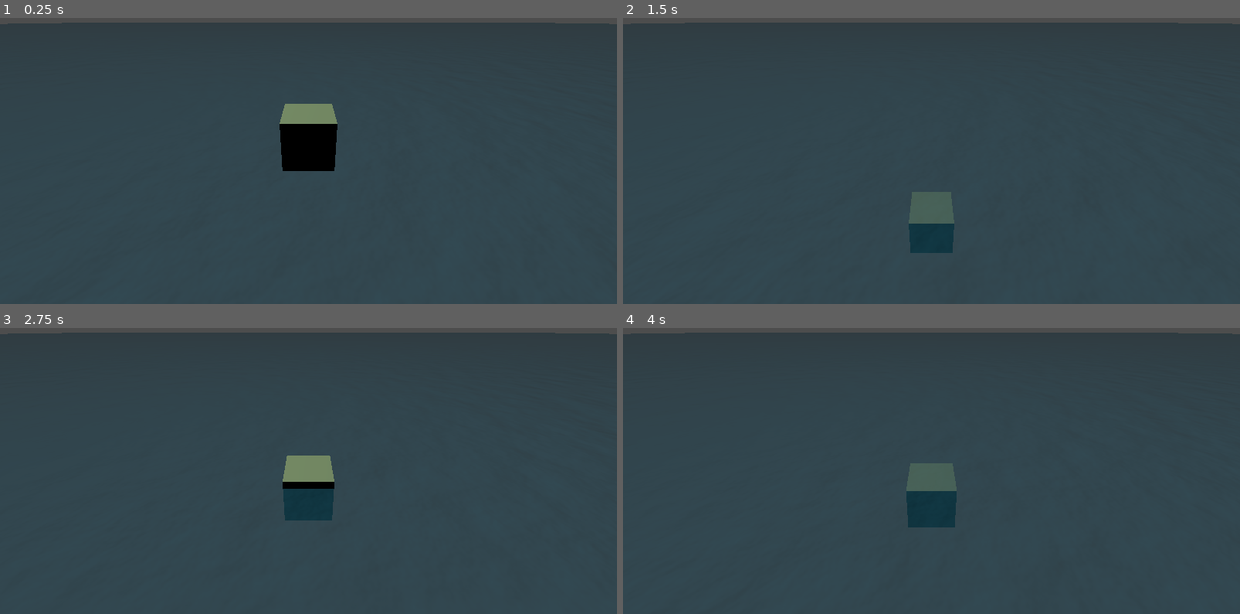
Above: before the commit, frames 1-4 (two rows, left to right).
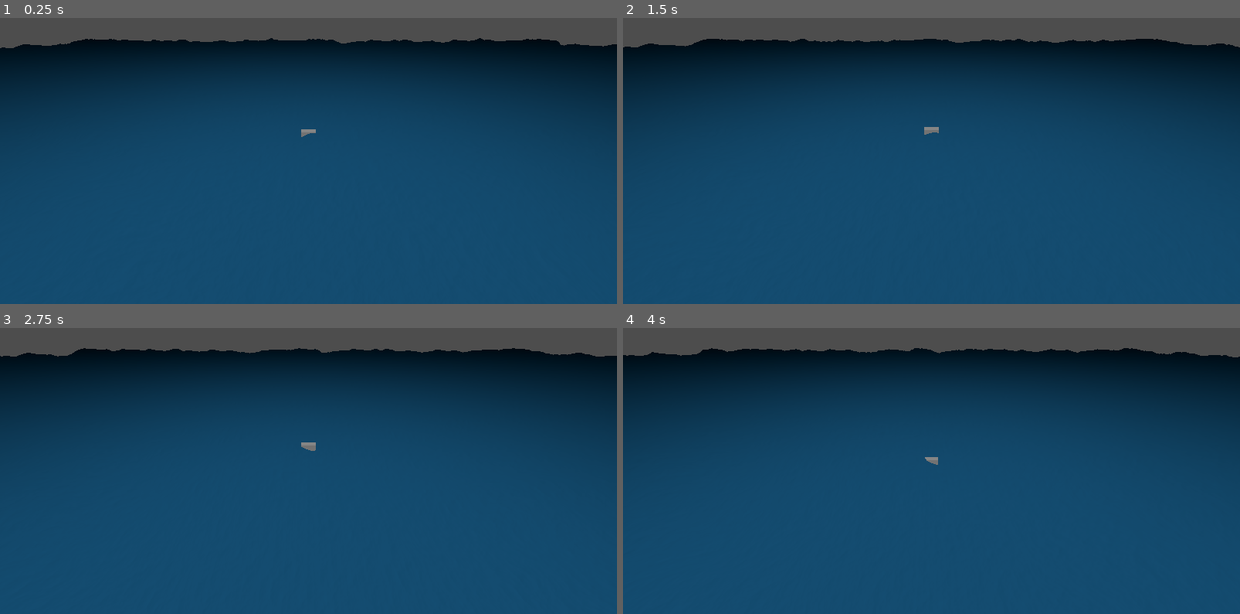
Above: after the commit, the same moments.

Repository: samisoumalasam/le-jeu-de-voile
Game: Godot game, scene res://Scenes/maps/custom_water_justin.tscn
Same seed, same stepped clock (60 frames per second), same inputs: the game is played once before the commit and once after it. Before the commit the project starts from res://Scenes/sceneVague.tscn.
Inputs:
- Up to frame 1 (0.25 s): no input
- Up to frame 2 (1.5 s): no input
- Up to frame 3 (2.75 s): no input
- Up to frame 4 (4 s): no input

The runs differ from the first frame. In frame 1, 98% of the frame differs, in the area x 0-100%, y 1-100%; in frame 2, 98%; in frame 3, 98%; in frame 4, 98%.

Commit message:
CPU side for calculating vertex height at specific point

Diff:
--- a/Scenes/Map.tscn
+++ /dev/null
@@ -1,3 +0,0 @@
-[gd_scene format=3 uid="uid://cqf0p30kpfr76"]
-
-[node name="WaveRealistic" type="Node3D"]
--- a/Scenes/WaterPlane.tscn
+++ /dev/null
@@ -1,22 +0,0 @@
-[gd_scene load_steps=4 format=3 uid="uid://b77xuntub2rtg"]
-
-[ext_resource type="Material" uid="uid://d3gdd8835alko" path="res://Shaders/new_shader_material.tres" id="1_ubjvq"]
-[ext_resource type="PackedScene" uid="uid://ddywhmjm1f06p" path="res://3DModel/optimiste_voile.blend" id="2_ubjvq"]
-
-[sub_resource type="QuadMesh" id="QuadMesh_cy6w2"]
-size = Vector2(50, 50)
-subdivide_width = 200
-subdivide_depth = 200
-orientation = 1
-
-[node name="Scene" type="Node3D"]
-
-[node name="WaterPlane" type="MeshInstance3D" parent="."]
-transform = Transform3D(31.11, 0, 0, 0, 31.11, 0, 0, 0, 31.11, 0, 0, 0)
-material_override = ExtResource("1_ubjvq")
-cast_shadow = 0
-mesh = SubResource("QuadMesh_cy6w2")
-surface_material_override/0 = ExtResource("1_ubjvq")
-
-[node name="optimiste_voile" parent="." instance=ExtResource("2_ubjvq")]
-transform = Transform3D(25.76, 0, 0, 0, 25.7486, -0.766451, 0, 0.766451, 25.7486, 44.6262, 95.1917, 8.40739)
--- /dev/null
+++ b/Scenes/maps/WaterPlane.tscn
@@ -0,0 +1,34 @@
+[gd_scene load_steps=5 format=3 uid="uid://b77xuntub2rtg"]
+
+[ext_resource type="Material" uid="uid://d3gdd8835alko" path="res://visual_assets/shaders/new_shader_material.tres" id="1_6kj5i"]
+[ext_resource type="PackedScene" uid="uid://ddywhmjm1f06p" path="res://visual_assets/3D_model/optimiste_voile.blend" id="2_jbvbw"]
+
+[sub_resource type="QuadMesh" id="QuadMesh_cy6w2"]
+size = Vector2(50, 50)
+subdivide_width = 200
+subdivide_depth = 200
+orientation = 1
+
+[sub_resource type="GDScript" id="GDScript_ubjvq"]
+script/source = "extends Node3D
+
+var height_map_1: NoiseTexture2D
+
+func _ready() -> void:
+	height_map_1 = NoiseTexture2D.new()
+	height_map_1.
+
+func _process(delta: float) -> void:
+	pass
+"
+
+[node name="Scene" type="Node3D"]
+
+[node name="WaterPlane" type="MeshInstance3D" parent="."]
+material_override = ExtResource("1_6kj5i")
+cast_shadow = 0
+mesh = SubResource("QuadMesh_cy6w2")
+
+[node name="optimiste_voile" parent="." instance=ExtResource("2_jbvbw")]
+transform = Transform3D(0.2, 0, 0, 0, 0.199911, -0.00595071, 0, 0.00595071, 0.199911, 2.06421, 7.70421, -1.40915)
+script = SubResource("GDScript_ubjvq")
--- /dev/null
+++ b/Scenes/maps/custom_water_justin.tscn
@@ -0,0 +1,45 @@
+[gd_scene load_steps=6 format=3 uid="uid://diqtiala8idx4"]
+
+[ext_resource type="Script" uid="uid://565v3quw7jg" path="res://scenes/maps/object_water_physic.gd" id="1_8pwl8"]
+[ext_resource type="Script" uid="uid://damh1if6vtx3h" path="res://scenes/maps/water_manager.gd" id="1_acd8e"]
+[ext_resource type="Material" uid="uid://d3gdd8835alko" path="res://visual_assets/shaders/new_shader_material.tres" id="1_jl51k"]
+
+[sub_resource type="QuadMesh" id="QuadMesh_tmirq"]
+size = Vector2(50, 50)
+subdivide_width = 1000
+subdivide_depth = 1000
+orientation = 1
+
+[sub_resource type="BoxMesh" id="BoxMesh_l2dom"]
+size = Vector3(0.2, 0.1, 0.1)
+
+[node name="CustomWaterJustin" type="Node3D"]
+
+[node name="WaterPlane" type="MeshInstance3D" parent="."]
+material_override = ExtResource("1_jl51k")
+cast_shadow = 0
+mesh = SubResource("QuadMesh_tmirq")
+surface_material_override/0 = ExtResource("1_jl51k")
+script = ExtResource("1_acd8e")
+
+[node name="rectangle" type="MeshInstance3D" parent="."]
+mesh = SubResource("BoxMesh_l2dom")
+script = ExtResource("1_8pwl8")
+
+[node name="ray_start_0" type="Node3D" parent="rectangle"]
+transform = Transform3D(1, 0, 0, 0, 1, 0, 0, 0, 1, 1, -0.5, -0.5)
+
+[node name="ray_start_1" type="Node3D" parent="rectangle"]
+transform = Transform3D(1, 0, 0, 0, 1, 0, 0, 0, 1, -1, -0.5, 0.5)
+
+[node name="ray_start_2" type="Node3D" parent="rectangle"]
+transform = Transform3D(1, 0, 0, 0, 1, 0, 0, 0, 1, -1, -0.5, -0.5)
+
+[node name="ray_start_3" type="Node3D" parent="rectangle"]
+transform = Transform3D(1, 0, 0, 0, 1, 0, 0, 0, 1, 1, -0.5, 0.5)
+
+[node name="Camera3D" type="Camera3D" parent="."]
+transform = Transform3D(1, 0, 0, 0, 0.906912, 0.421321, 0, -0.421321, 0.906912, 0, 2.39696, 2.88882)
+
+[node name="DirectionalLight3D" type="DirectionalLight3D" parent="."]
+transform = Transform3D(1, 0, 0, 0, 0.580845, 0.814014, 0, -0.814014, 0.580845, -132.422, 5.88168, 0)
--- /dev/null
+++ b/Scenes/maps/object_water_physic.gd
@@ -0,0 +1,22 @@
+extends Node3D
+
+var height_map: NoiseTexture2D
+var water_noise_scale: float
+var water_time_scale: float
+var water_height_scale: float
+
+func _ready() -> void:
+	height_map = WaterManager.instance.get_water_parameter(WaterManager.WaterParameters.WAVE)
+
+	water_noise_scale = WaterManager.instance.get_water_parameter(WaterManager.WaterParameters.NOISE_SCALE)
+	water_time_scale = WaterManager.instance.get_water_parameter(WaterManager.WaterParameters.TIME_SCALE)
+	water_height_scale = WaterManager.instance.get_water_parameter(WaterManager.WaterParameters.HEIGHT_SCALE)
+
+func _process(delta: float) -> void:
+	var position_offseted: Vector2 = Vector2(global_position.x, global_position.z) / water_noise_scale + Vector2(water_time_scale * Time.get_ticks_msec() / 1000.0, water_time_scale * Time.get_ticks_msec() / 1000.)
+	position_offseted *= Vector2(height_map.get_width(), height_map.get_height())
+	position_offseted.x = fmod(position_offseted.x, height_map.get_width())
+	position_offseted.y = fmod(position_offseted.y, height_map.get_height())
+
+#	position.y = Vector2(global_position.x, global_position.z) / water_noise_scale +
+	position.y = height_map.get_image().get_pixel(position_offseted.x, position_offseted.y).r * water_height_scale
--- a/Scenes/sceneVague.tscn
+++ b/Scenes/maps/sceneVague.tscn
@@ -1,7 +1,7 @@
-[gd_scene load_steps=10 format=3 uid="uid://1xuxqglsy7al"]
+[gd_scene load_steps=8 format=3 uid="uid://1xuxqglsy7al"]
 
-[ext_resource type="Script" uid="uid://dugatc6hedd8o" path="res://fluid.gd" id="1_464eo"]
-[ext_resource type="Script" uid="uid://sc6k3ewjb1ml" path="res://buoyancy.gd" id="1_nt02h"]
+[ext_resource type="Script" uid="uid://dugatc6hedd8o" path="res://scenes/maps/fluid.gd" id="1_464eo"]
+[ext_resource type="PackedScene" uid="uid://cuj41iqo7beut" path="res://scenes/prefabs/cube_buoyancy.tscn" id="2_yxany"]
 
 [sub_resource type="Shader" id="Shader_pq161"]
 code = "// NOTE: Shader automatically converted from Godot Engine 4.4.1.stable.mono's StandardMaterial3D.
@@ -142,10 +142,6 @@
 material = SubResource("ShaderMaterial_rpy7i")
 size = Vector3(200, 1, 200)
 
-[sub_resource type="BoxShape3D" id="BoxShape3D_464eo"]
-
-[sub_resource type="BoxMesh" id="BoxMesh_464eo"]
-
 [node name="Node3D" type="Node3D"]
 
 [node name="water" type="MeshInstance3D" parent="."]
@@ -160,14 +156,5 @@
 transform = Transform3D(-0.594823, 0.620276, -0.511316, 0, 0.636078, 0.771625, 0.803857, 0.45898, -0.378354, 0, 47.3176, 0)
 light_color = Color(0.85098, 1, 0.741176, 1)
 
-[node name="RigidBody3D" type="RigidBody3D" parent="."]
+[node name="RigidBody3D" parent="." instance=ExtResource("2_yxany")]
 transform = Transform3D(1, 0, 0, 0, 1, 0, 0, 0, 1, 0, 3.45512, 0)
-mass = 0.8
-script = ExtResource("1_nt02h")
-
-[node name="CollisionShape3D" type="CollisionShape3D" parent="RigidBody3D"]
-shape = SubResource("BoxShape3D_464eo")
-
-[node name="cube" type="MeshInstance3D" parent="RigidBody3D/CollisionShape3D"]
-mesh = SubResource("BoxMesh_464eo")
-skeleton = NodePath("../../..")
--- /dev/null
+++ b/Scenes/maps/water_manager.gd
@@ -0,0 +1,39 @@
+extends GeometryInstance3D
+class_name WaterManager
+
+enum WaterParameters {
+	ALBEDO,
+	ALBEDO_2,
+	METALLIC,
+	ROUGHNESS,
+	WAVE,
+	TEXTURE_NORMAL,
+	TEXTURE_NORMAL2,
+	WAVE_DIRECTION,
+	WAVE_DIRECTION2,
+	TIME_SCALE,
+	NOISE_SCALE,
+	HEIGHT_SCALE,
+	COLOR_DEEP,
+	COLOR_SHALLOW,
+}
+
+static var instance: WaterManager
+var shader_material: ShaderMaterial
+
+
+func _ready() -> void:
+	instance = self
+	shader_material = material_override as ShaderMaterial
+
+func _process(delta: float) -> void:
+	shader_material.set_shader_parameter("gdscript_time", Time.get_ticks_msec() / 1000.)
+
+func set_water_parameter(waterparam: WaterParameters, value) -> void:
+	shader_material.set_shader_parameter(water_param_enum_to_string(waterparam), value)
+
+func get_water_parameter(waterparam: WaterParameters):
+	return shader_material.get_shader_parameter(water_param_enum_to_string(waterparam))
+
+func water_param_enum_to_string(waterparam: WaterParameters) -> String:
+	return (WaterParameters.keys()[waterparam] as String).to_lower()
--- /dev/null
+++ b/Scenes/prefabs/cube_buoyancy.tscn
@@ -0,0 +1,18 @@
+[gd_scene load_steps=4 format=3 uid="uid://cuj41iqo7beut"]
+
+[ext_resource type="Script" uid="uid://sc6k3ewjb1ml" path="res://scenes/prefabs/buoyancy.gd" id="1_nedj3"]
+
+[sub_resource type="BoxShape3D" id="BoxShape3D_464eo"]
+
+[sub_resource type="BoxMesh" id="BoxMesh_464eo"]
+
+[node name="RigidBody3D" type="RigidBody3D"]
+mass = 0.8
+script = ExtResource("1_nedj3")
+
+[node name="CollisionShape3D" type="CollisionShape3D" parent="."]
+shape = SubResource("BoxShape3D_464eo")
+
+[node name="cube" type="MeshInstance3D" parent="CollisionShape3D"]
+mesh = SubResource("BoxMesh_464eo")
+skeleton = NodePath("../../..")
--- a/project.godot
+++ b/project.godot
@@ -11,10 +11,33 @@
 [application]
 
 config/name="jeu de voile"
-run/main_scene="uid://1xuxqglsy7al"
+run/main_scene="uid://diqtiala8idx4"
 config/features=PackedStringArray("4.4", "Forward Plus")
 config/icon="res://icon.svg"
 
 [dotnet]
 
 project/assembly_name="jeu de voile"
+
+[input]
+
+offset_x={
+"deadzone": 0.2,
+"events": [Object(InputEventKey,"resource_local_to_scene":false,"resource_name":"","device":-1,"window_id":0,"alt_pressed":false,"shift_pressed":false,"ctrl_pressed":false,"meta_pressed":false,"pressed":false,"keycode":0,"physical_keycode":68,"key_label":0,"unicode":100,"location":0,"echo":false,"script":null)
+]
+}
+-_offset_x={
+"deadzone": 0.2,
+"events": [Object(InputEventKey,"resource_local_to_scene":false,"resource_name":"","device":-1,"window_id":0,"alt_pressed":false,"shift_pressed":false,"ctrl_pressed":false,"meta_pressed":false,"pressed":false,"keycode":0,"physical_keycode":65,"key_label":0,"unicode":113,"location":0,"echo":false,"script":null)
+]
+}
+offset_y={
+"deadzone": 0.2,
+"events": [Object(InputEventKey,"resource_local_to_scene":false,"resource_name":"","device":-1,"window_id":0,"alt_pressed":false,"shift_pressed":false,"ctrl_pressed":false,"meta_pressed":false,"pressed":false,"keycode":0,"physical_keycode":87,"key_label":0,"unicode":122,"location":0,"echo":false,"script":null)
+]
+}
+-_offset_y={
+"deadzone": 0.2,
+"events": [Object(InputEventKey,"resource_local_to_scene":false,"resource_name":"","device":-1,"window_id":0,"alt_pressed":false,"shift_pressed":false,"ctrl_pressed":false,"meta_pressed":false,"pressed":false,"keycode":0,"physical_keycode":83,"key_label":0,"unicode":115,"location":0,"echo":false,"script":null)
+]
+}
--- /dev/null
+++ b/visual_assets/3D_model/textures/wave_height_map.tres
@@ -0,0 +1,8 @@
+[gd_resource type="NoiseTexture2D" load_steps=2 format=3 uid="uid://cw8qnlxcbi1ww"]
+
+[sub_resource type="FastNoiseLite" id="FastNoiseLite_xfqbf"]
+
+[resource]
+seamless = true
+normalize = false
+noise = SubResource("FastNoiseLite_xfqbf")
--- a/Shaders/Water.gdshader
+++ b/visual_assets/shaders/Water.gdshader
@@ -14,6 +14,7 @@
 uniform float time_scale : hint_range(0.0,0.2,0.001) = 0.025;
 uniform float noise_scale = 10.0;
 uniform float height_scale = 0.15;
+uniform float gdscript_time;
 
 uniform vec4 color_deep : source_color;
 uniform vec4 color_shallow : source_color;
@@ -44,7 +45,7 @@
 void vertex() {
 	// Called for every vertex the material is visible on.
 	world_pos = (MODEL_MATRIX * vec4(VERTEX,1.0)).xyz;
-	height = texture(wave,world_pos.xz / noise_scale + TIME *time_scale).r;
+	height = texture(wave,world_pos.xz / noise_scale + gdscript_time * time_scale).r;
 	VERTEX.y += height * height_scale;
 }
 
@@ -65,8 +66,8 @@
 	float z_dif = z_depth - z_pos;
 
 	//Time calculation for wave movement (dependent on the normal map)
-	vec2 time = (TIME * wave_direction) * time_scale;
-	vec2 time2 = (TIME * wave_direction2) * time_scale;
+	vec2 time = (gdscript_time * wave_direction) * time_scale;
+	vec2 time2 = (gdscript_time * wave_direction2) * time_scale;
 
 
 	//Blend the 2 texture into 1
--- a/Shaders/new_shader_material.tres
+++ b/visual_assets/shaders/new_shader_material.tres
@@ -1,6 +1,7 @@
-[gd_resource type="ShaderMaterial" load_steps=8 format=3 uid="uid://d3gdd8835alko"]
+[gd_resource type="ShaderMaterial" load_steps=7 format=3 uid="uid://d3gdd8835alko"]
 
-[ext_resource type="Shader" uid="uid://cj7xs7g37do60" path="res://Shaders/Water.gdshader" id="1_ihkbn"]
+[ext_resource type="Shader" uid="uid://cj7xs7g37do60" path="res://visual_assets/shaders/Water.gdshader" id="1_6txim"]
+[ext_resource type="Texture2D" uid="uid://cw8qnlxcbi1ww" path="res://visual_assets/3D_model/textures/wave_height_map.tres" id="2_n8ru8"]
 
 [sub_resource type="FastNoiseLite" id="FastNoiseLite_ihkbn"]
 noise_type = 3
@@ -9,7 +10,6 @@
 [sub_resource type="NoiseTexture2D" id="NoiseTexture2D_xfqbf"]
 seamless = true
 as_normal_map = true
-bump_strength = 27.8
 noise = SubResource("FastNoiseLite_ihkbn")
 
 [sub_resource type="FastNoiseLite" id="FastNoiseLite_iaokx"]
@@ -20,31 +20,24 @@
 [sub_resource type="NoiseTexture2D" id="NoiseTexture2D_jafa1"]
 seamless = true
 as_normal_map = true
-bump_strength = 32.0
 noise = SubResource("FastNoiseLite_iaokx")
-
-[sub_resource type="FastNoiseLite" id="FastNoiseLite_xfqbf"]
-
-[sub_resource type="NoiseTexture2D" id="NoiseTexture2D_iaokx"]
-seamless = true
-normalize = false
-noise = SubResource("FastNoiseLite_xfqbf")
 
 [resource]
 render_priority = 0
-shader = ExtResource("1_ihkbn")
-shader_parameter/albedo = Color(0, 0.321569, 0.431373, 1)
-shader_parameter/albedo2 = Color(0, 0.47451, 0.764706, 1)
+shader = ExtResource("1_6txim")
+shader_parameter/albedo = Color(0.0948982, 0.309686, 0.456, 1)
+shader_parameter/albedo2 = Color(0, 0, 0, 1)
 shader_parameter/metallic = 0.0
-shader_parameter/roughness = 0.02
-shader_parameter/wave = SubResource("NoiseTexture2D_iaokx")
+shader_parameter/roughness = 0.0
+shader_parameter/wave = ExtResource("2_n8ru8")
 shader_parameter/texture_normal = SubResource("NoiseTexture2D_xfqbf")
 shader_parameter/texture_normal2 = SubResource("NoiseTexture2D_jafa1")
 shader_parameter/wave_direction = Vector2(2, 0)
 shader_parameter/wave_direction2 = Vector2(0, 1)
-shader_parameter/time_scale = 0.01
-shader_parameter/noise_scale = 10.0
-shader_parameter/height_scale = 0.15
+shader_parameter/time_scale = 0.025
+shader_parameter/noise_scale = 23.905
+shader_parameter/height_scale = 1.4
+shader_parameter/gdscript_time = 0.0
 shader_parameter/color_deep = Color(0, 0, 0, 1)
 shader_parameter/color_shallow = Color(0, 0, 0, 1)
 shader_parameter/beers_law = 2.0
--- /dev/null
+++ b/visual_assets/shaders/skibidi_shader_material.tres
@@ -0,0 +1,55 @@
+[gd_resource type="ShaderMaterial" load_steps=8 format=3 uid="uid://dwxg81dy4w4hg"]
+
+[ext_resource type="Shader" uid="uid://cj7xs7g37do60" path="res://visual_assets/shaders/Water.gdshader" id="1_kndak"]
+
+[sub_resource type="FastNoiseLite" id="FastNoiseLite_ihkbn"]
+noise_type = 3
+fractal_type = 2
+
+[sub_resource type="NoiseTexture2D" id="NoiseTexture2D_xfqbf"]
+seamless = true
+as_normal_map = true
+bump_strength = 28.5
+noise = SubResource("FastNoiseLite_ihkbn")
+
+[sub_resource type="FastNoiseLite" id="FastNoiseLite_iaokx"]
+noise_type = 3
+seed = 10
+fractal_type = 2
+
+[sub_resource type="NoiseTexture2D" id="NoiseTexture2D_jafa1"]
+seamless = true
+as_normal_map = true
+bump_strength = 40.6
+noise = SubResource("FastNoiseLite_iaokx")
+
+[sub_resource type="FastNoiseLite" id="FastNoiseLite_xfqbf"]
+
+[sub_resource type="NoiseTexture2D" id="NoiseTexture2D_iaokx"]
+seamless = true
+normalize = false
+noise = SubResource("FastNoiseLite_xfqbf")
+
+[resource]
+render_priority = 0
+shader = ExtResource("1_kndak")
+shader_parameter/albedo = Color(0, 0.368627, 0.509804, 1)
+shader_parameter/albedo2 = Color(0, 0, 0, 1)
+shader_parameter/metallic = 0.0
+shader_parameter/roughness = 0.02
+shader_parameter/wave = SubResource("NoiseTexture2D_iaokx")
+shader_parameter/texture_normal = SubResource("NoiseTexture2D_xfqbf")
+shader_parameter/texture_normal2 = SubResource("NoiseTexture2D_jafa1")
+shader_parameter/wave_direction = Vector2(2, 0)
+shader_parameter/wave_direction2 = Vector2(0, 1)
+shader_parameter/time_scale = 0.025
+shader_parameter/noise_scale = 10.0
+shader_parameter/height_scale = 0.15
+shader_parameter/color_deep = Color(0, 0, 0, 1)
+shader_parameter/color_shallow = Color(0, 0, 0, 1)
+shader_parameter/beers_law = 2.0
+shader_parameter/depth_offset = -0.75
+shader_parameter/edge_scale = 0.1
+shader_parameter/near = 1.0
+shader_parameter/fart = 0.0
+shader_parameter/edge_color = Color(0, 0, 0, 1)
--- a/waveRealistic.tscn
+++ /dev/null
@@ -1,12 +0,0 @@
-[gd_scene load_steps=3 format=3 uid="uid://mu4h70x83xs6"]
-
-[ext_resource type="Material" uid="uid://d3gdd8835alko" path="res://Shaders/new_shader_material.tres" id="1_ha6uo"]
-
-[sub_resource type="QuadMesh" id="QuadMesh_tk7n6"]
-subdivide_width = 58
-subdivide_depth = 200
-orientation = 1
-
-[node name="Map" type="MeshInstance3D"]
-mesh = SubResource("QuadMesh_tk7n6")
-surface_material_override/0 = ExtResource("1_ha6uo")
Renamed: fluid.gd -> Scenes/maps/fluid.gd
Renamed: fluid.gd.uid -> Scenes/maps/fluid.gd.uid
Not shown, added: Scenes/maps/object_water_physic.gd.uid
Not shown, added: Scenes/maps/water_manager.gd.uid
Renamed: buoyancy.gd -> Scenes/prefabs/buoyancy.gd
Renamed: buoyancy.gd.uid -> Scenes/prefabs/buoyancy.gd.uid
Not shown, changed: visual_assets/3D_model/optimiste_voile.blend.import
Renamed: Shaders/Water.gdshader.uid -> visual_assets/shaders/Water.gdshader.uid
Not shown, added: Scenes/maps/custom_water_justin.tscn18872785488.tmp
Not shown, added: Scenes/maps/custom_water_justin.tscn18997534001.tmp
Not shown, added: Scenes/maps/custom_water_justin.tscn20203565453.tmp
Not shown, added: Scenes/maps/custom_water_justin.tscn20685907806.tmp
(and 2 more such lines)
